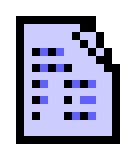
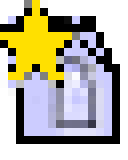
Comparing the layer stacks of the two 128×160 images. Changes:
showed "New Layer copy#1" over [0, 0, 88, 96]
added layer "Clipboard" above "py" over [24, 48, 104, 136]
showed "Background copy" over [16, 16, 104, 136]
hid "Background" over [16, 16, 104, 136]
